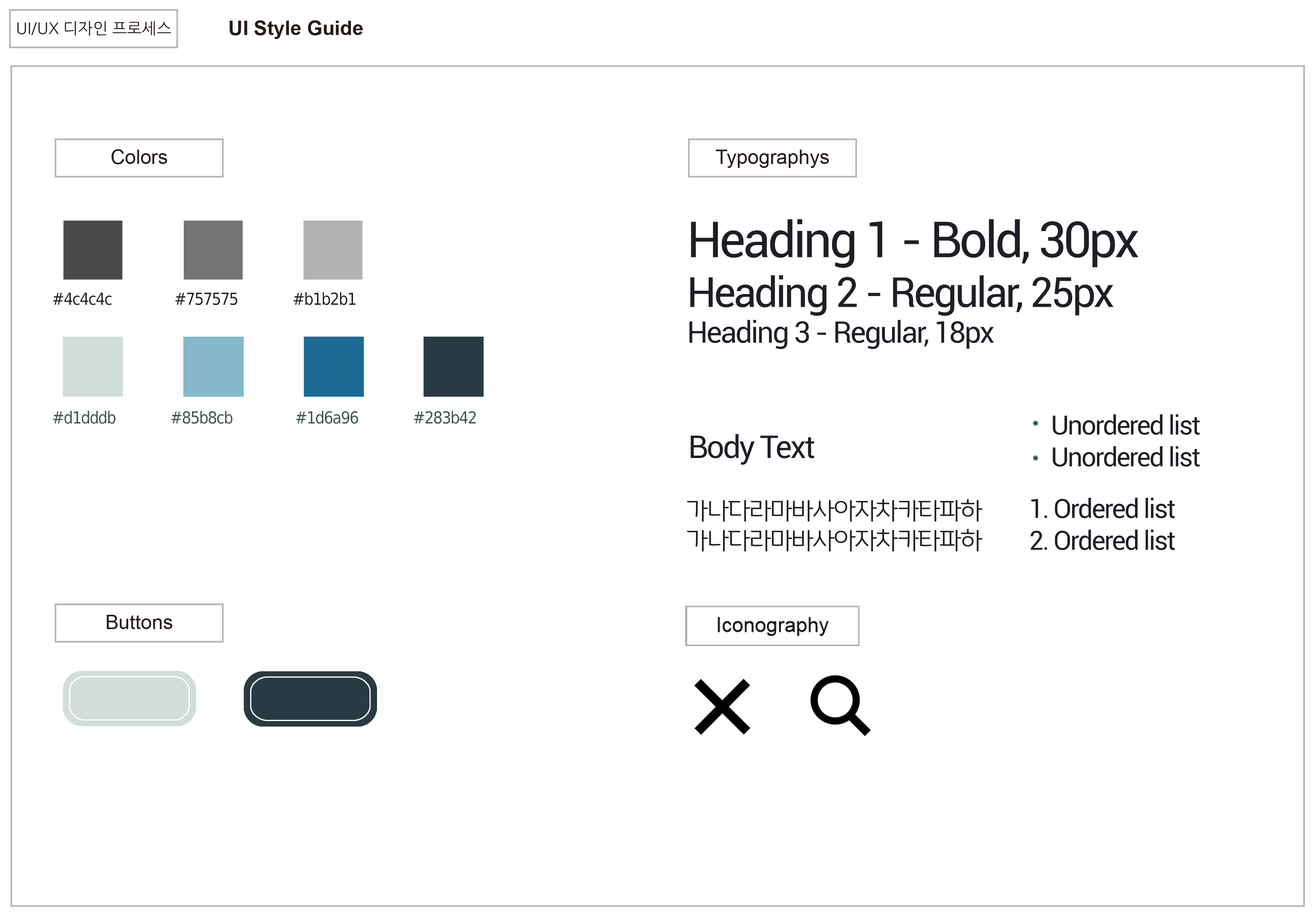
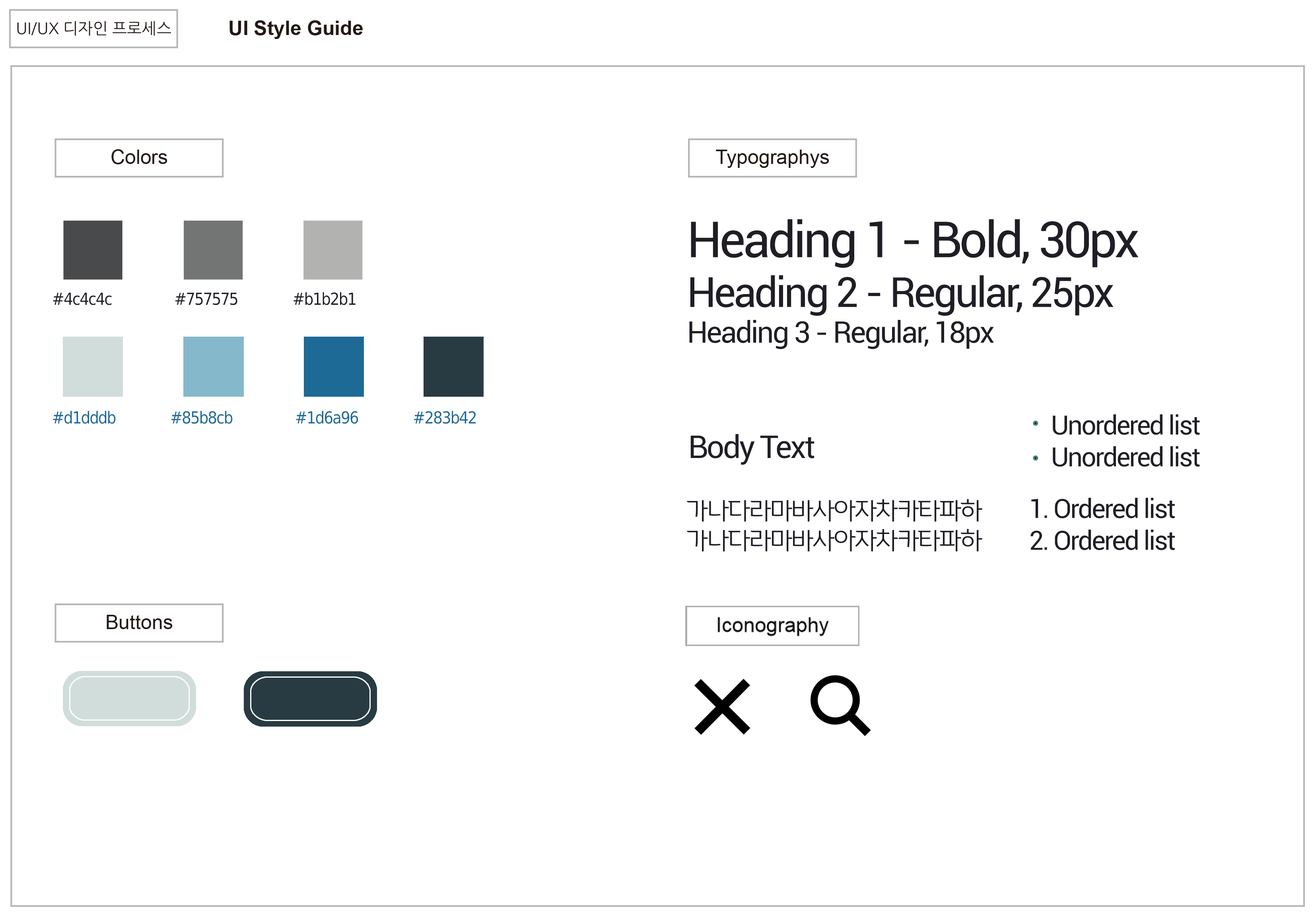
Layers edited between the first and the second 1314 x 916 image:
painted on "#d1dddb #85b8cb #1d6a96" over [52,410,477,424]
